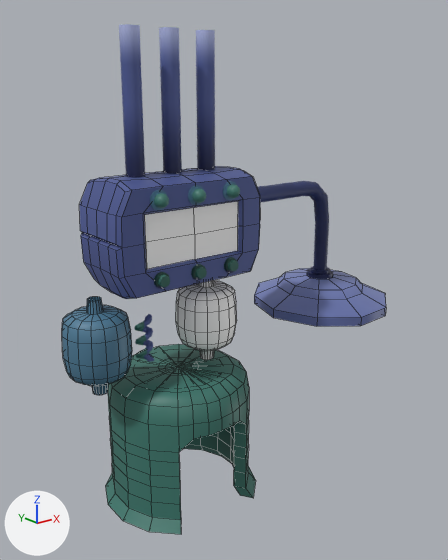
An edit to the FBX model sigj-2018-unity/Assets/Game/Models/Env/CloneMachine.fbx, drawn before and after from the same camera.
Camera for both pictures: a 50 mm lens placed at (-0.304, -0.1675, 0.127), pointed at (-0.1677, 0.0028, 0.0588). Arrows for +X, +Y and +Z are at lower left; the lights stay in place. Mesh edges are drawn as thin lines on the coarser meshes. Where no turn or scale is listed for an object, it has been applied to the vertices.
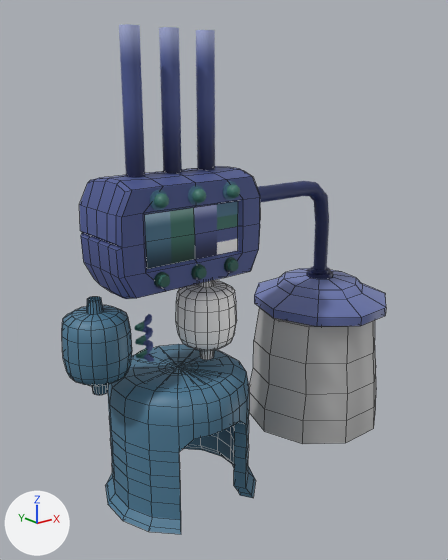
Boxes [x1, y1, x2, y2] around the edits, measured in the pictures (448 x 560 px):
'pCylinder1', added: after [249, 307, 376, 444]
part 1 of me_mesh_001, surface changed: [145, 201, 238, 269] in both
part 2 of me_mesh_007, built on: [105, 445, 256, 534] in both
part 3 of me_mesh_007, surface changed: [108, 344, 249, 520] in both

Edits to the bpy script that builds the scene:
```text
Add mat_lambert1:
    mat_lambert1 = principled_material('lambert1')
    mat_lambert1.base_color = (0.5, 0.5, 0.5)  # grey #bcbcbc
Change me_mesh_007:
    used by ob_polysurface22; location = (-0.1902, 0.0012, -0.0163)
    remove me_mesh_007.from_pydata(...)  # 417 vertices, 416 faces; spans x -0.0285..0.0274, y -0.0266..0.0267, z 0.0..0.0483
    add me_mesh_007.from_pydata(...)  # 445 vertices, 444 faces; spans x -0.0285..0.0274, y -0.0266..0.0267, z 0.0..0.0483
    me_mesh_007 part 2
    28 faces are deleted
    28 vertices are added at x -0.0277..0.0266, y -0.0245..0.0259, z 0.0013
    56 new faces join them
    me_mesh_007 part 3: 388 kept faces spanning x -0.0285..0.0274, y -0.0266..0.0267, z 0.0..0.0483 get new texture (UV) coordinates
Change me_mesh_001:
    where me_mesh_001.from_pydata(...)  # 9 vertices, 4 faces; spans x -0.0045..0.0315, y 0.0005..0.0008, z 0.0535..0.0702
    used by ob_polysurface16; location = (-0.2047, -0.0123, 0.0203)
    me_mesh_001 part 1: texture (UV) coordinates of 4 of 4 faces, centred in x 0.0045..0.0225, y 0.0007, z 0.0577..0.066, changed; they spanned u 0.83..0.91, v 0.09..0.16 and now span u 0.0..1.0, v 0.0..1.0
Add me_mesh_021:
    me_mesh_021.from_pydata(...)  # 50 vertices, 40 faces; spans x -0.0284..0.0284, y -0.027..0.027, z -0.0488..0.0
    me_mesh_021.materials.append(mat_lambert1)  # grey #bcbcbc
Add ob_pcylinder1:
    ob_pcylinder1 = bpy.data.objects.new('pCylinder1', me_mesh_021)
    ob_pcylinder1.location = (-0.1201, 0.0, 0.0388)
```
